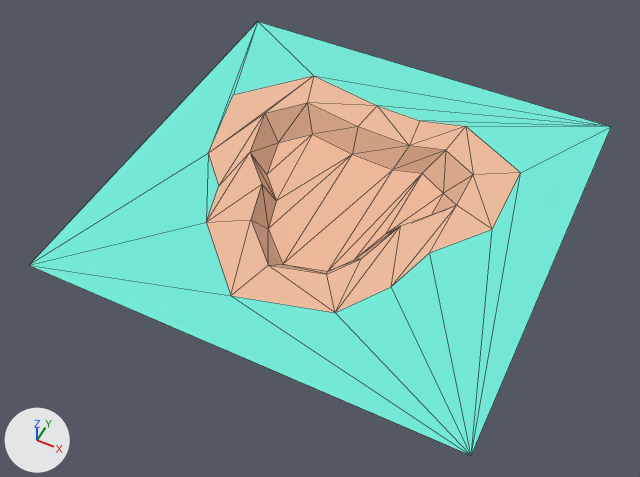
Two versions of the glTF model assets/nature_kit/ground_pathTile.glb, one commit apart.
Rendered twice from a 50 mm lens placed at (0.603, -1.316, 1.404), pointed at (-0.013, -0.083, -0.137). The lights are fixed; the arrows at lower left show +X, +Y and +Z. The picture after the commit comes second. Mesh edges are drawn as thin lines. Where no turn or scale is listed for an object, it has been applied to the vertices.

In view in the first picture: 'ground_pathTile'.
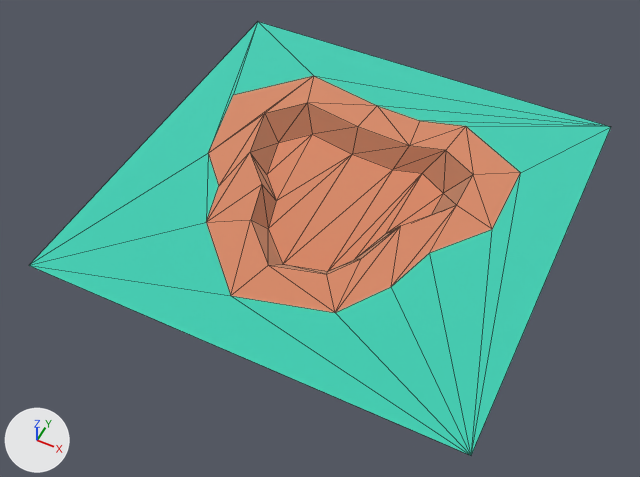
Where the change shows, as pixel boxes [x1, y1, x2, y2] in the pictures (640 x 477 px):
'ground_pathTile', surface changed (darker): [29, 22, 611, 455] in both

What changed in the scene script:
```text
Change mat_grass:
    mat_grass.metallic: 0.05 -> 1.0
    mat_grass.roughness: 0.85 -> 1.0
Change mat_dirt:
    mat_dirt.metallic: 0.05 -> 1.0
Change mat_dirtdark:
    mat_dirtdark.metallic: 0.05 -> 1.0
    mat_dirtdark.roughness: 0.85 -> 1.0
Remove ob_tmpparent:
    ob_tmpparent = bpy.data.objects.new('tmpParent', None)
    ob_tmpparent.location = (0.0, 0.0, 0.0)
```
